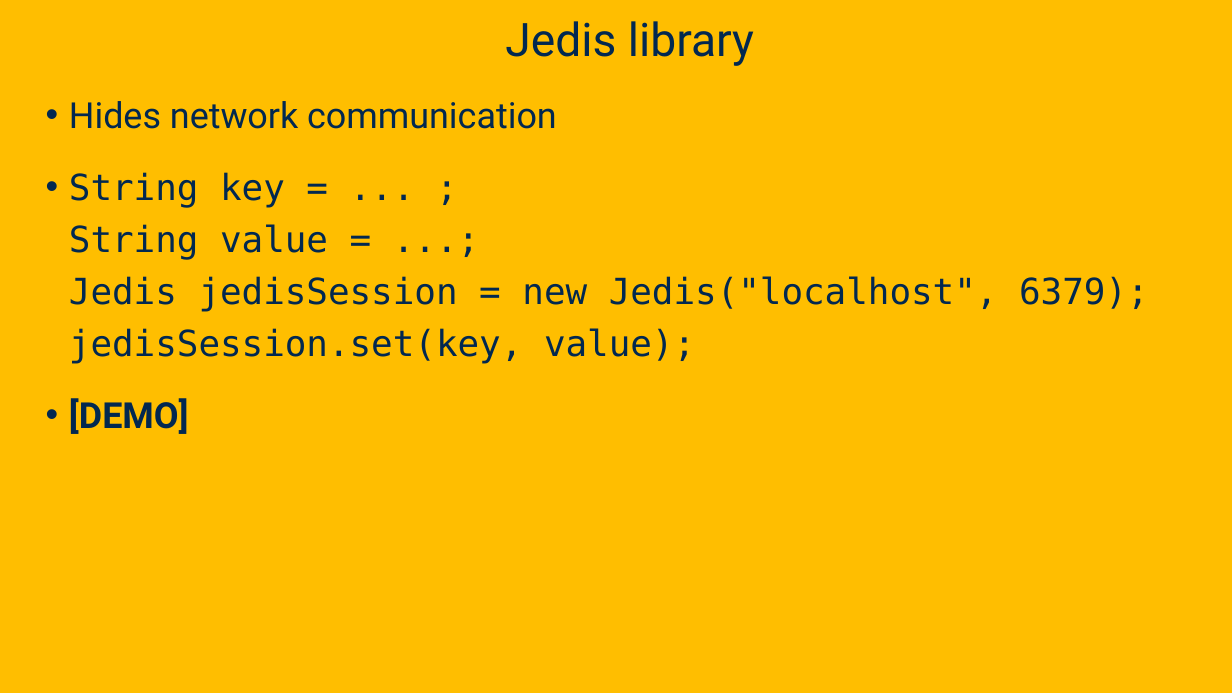
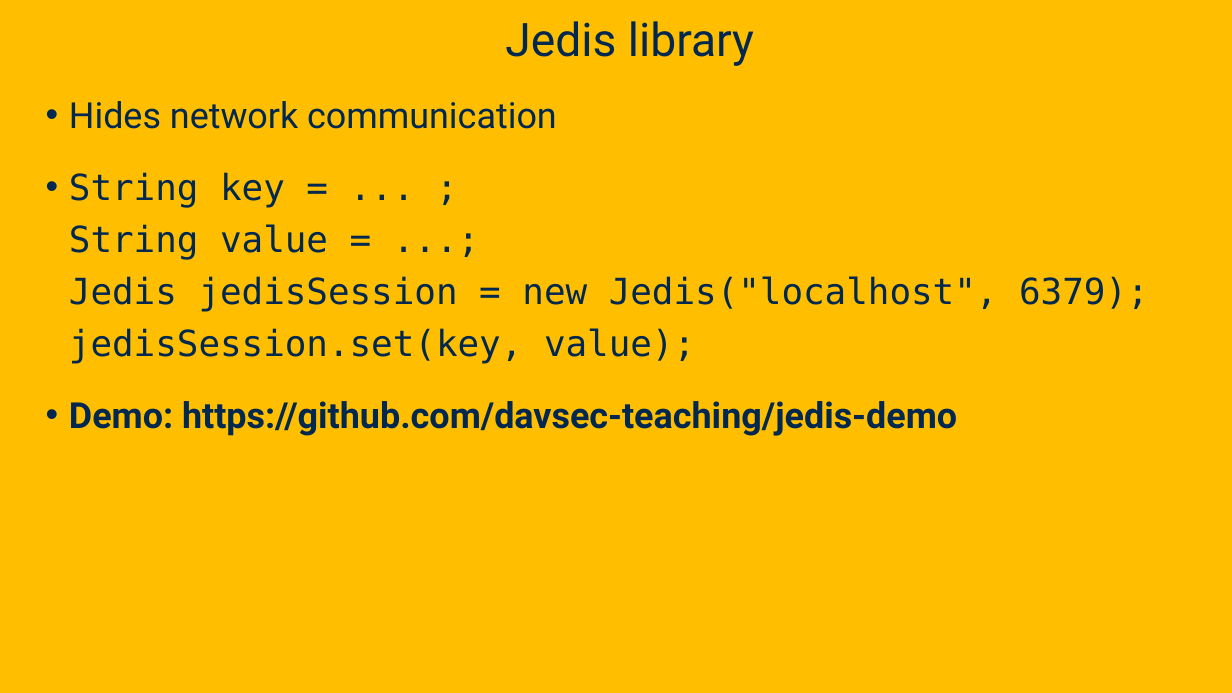
Before and after one commit to davsec-teaching/ecs160-f25, a slide deck: slide 7 of slides/Discussion1_Redis.pptx. Drawn at 1232x693 pixels with LibreOffice and Linux fonts; fonts in the diff are those of the drawing; background and template pictures are left out. Boxes give left, top, right and bottom in pixels: in the first picture for what was removed or moved away, otherwise in the second. Text is boxed around its words. In the diff, an @@ line names an element or a change of style, - is before the commit and + after.

```diff
--- a/slides/Discussion1_Redis.pptx
+++ b/slides/Discussion1_Redis.pptx
@@ text at [69,401,957,436]: text changed @@
-• [DEMO]
+• Demo: https://github.com/davsec-teaching/jedis-demo
```
Also in this commit, not shown: 2 other slides changed.
